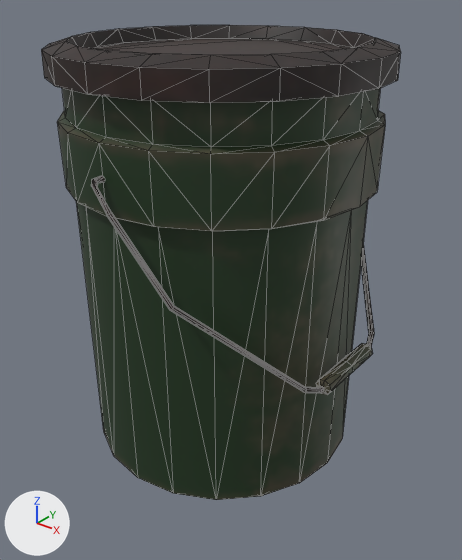
Before and after pictures for a commit that changed the FBX model Assets/Unity_MayaToUnity_Example/Models/SM_Bucket_Small_2.fbx.
Camera for both pictures: a 50 mm lens placed at (0.37, -0.45, 0.446), pointed at (0.017, -0.009, 0.172). Every picture has the same lights, and +X, +Y and +Z are marked at lower left. The picture after the commit comes second. Mesh edges are drawn as thin lines. Where no turn or scale is listed for an object, it has been applied to the vertices.

In view in the first picture: '__MTU_Mesh__'.
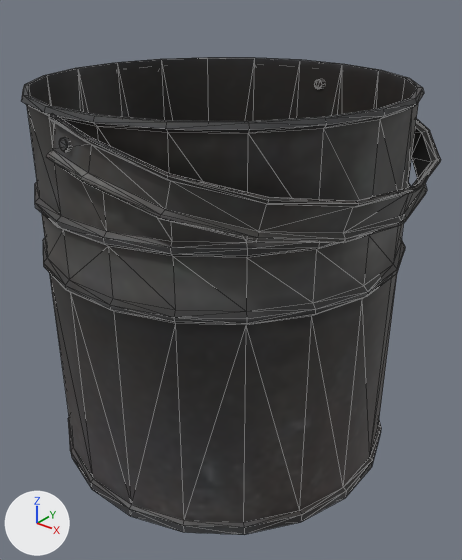
Where the change shows, as pixel boxes [x1, y1, x2, y2] in the pictures (462 x 560 px):
'__MTU_Mesh__', reshaped (17% wider)
    before: [41, 25, 401, 500]
    after: [21, 57, 441, 535]
part 1 of me_mesh, rebuilt (12% wider)
    before: [41, 25, 401, 500]
    after: [21, 57, 424, 535]
part 2 of me_mesh, added
    after: [47, 113, 441, 243]
part 3 of me_mesh, added
    after: [59, 137, 71, 152]
part 4 of me_mesh, added
    after: [314, 79, 323, 89]
part 5 of me_mesh, deleted
    before: [91, 176, 374, 395]

The change in detail:
me_mesh is used by ob_mtu_mesh; location (0.0, 0.0, 0.0).
me_mesh had 352 vertices, 684 faces and spanned x -0.15..0.151, y -0.155..0.155, z 0.0..0.394.
me_mesh now has 576 vertices, 1136 faces and spans x -0.17..0.19, y -0.179..0.179, z -0.005..0.357.
me_mesh part 1: the loose piece of 200 vertices spanning x -0.15..0.15, y -0.15..0.15, z 0.0..0.394 is rebuilt with 360 vertices and now spans x -0.17..0.17, y -0.17..0.17, z -0.005..0.357.
me_mesh part 2: a new loose piece of 144 vertices spanning x -0.018..0.19, y -0.179..0.179, z 0.267..0.356, in mat_mi_barn_smallprops_2 (picture img_t_barn_smallprops_1_b_png).
me_mesh part 3: a new loose piece of 36 vertices spanning x -0.005..0.005, y -0.176..-0.16, z 0.33..0.34, in mat_mi_barn_smallprops_2 (picture img_t_barn_smallprops_1_b_png).
me_mesh part 4: a new loose piece of 36 vertices spanning x -0.005..0.005, y 0.161..0.177, z 0.33..0.34, in mat_mi_barn_smallprops_2 (picture img_t_barn_smallprops_1_b_png).
me_mesh part 5: the loose piece of 152 vertices spanning x -0.003..0.151, y -0.155..0.155, z 0.11..0.305 is deleted.
